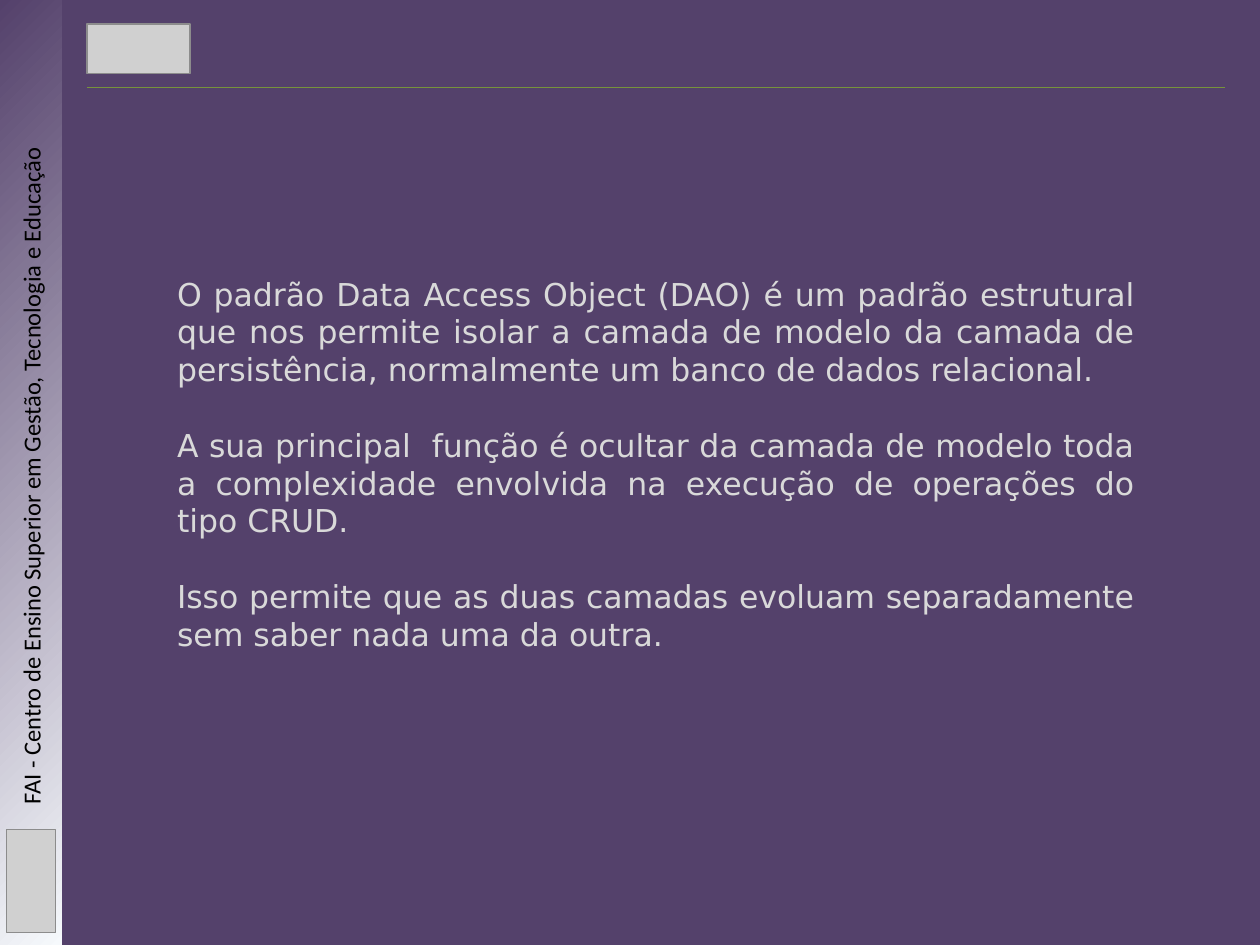
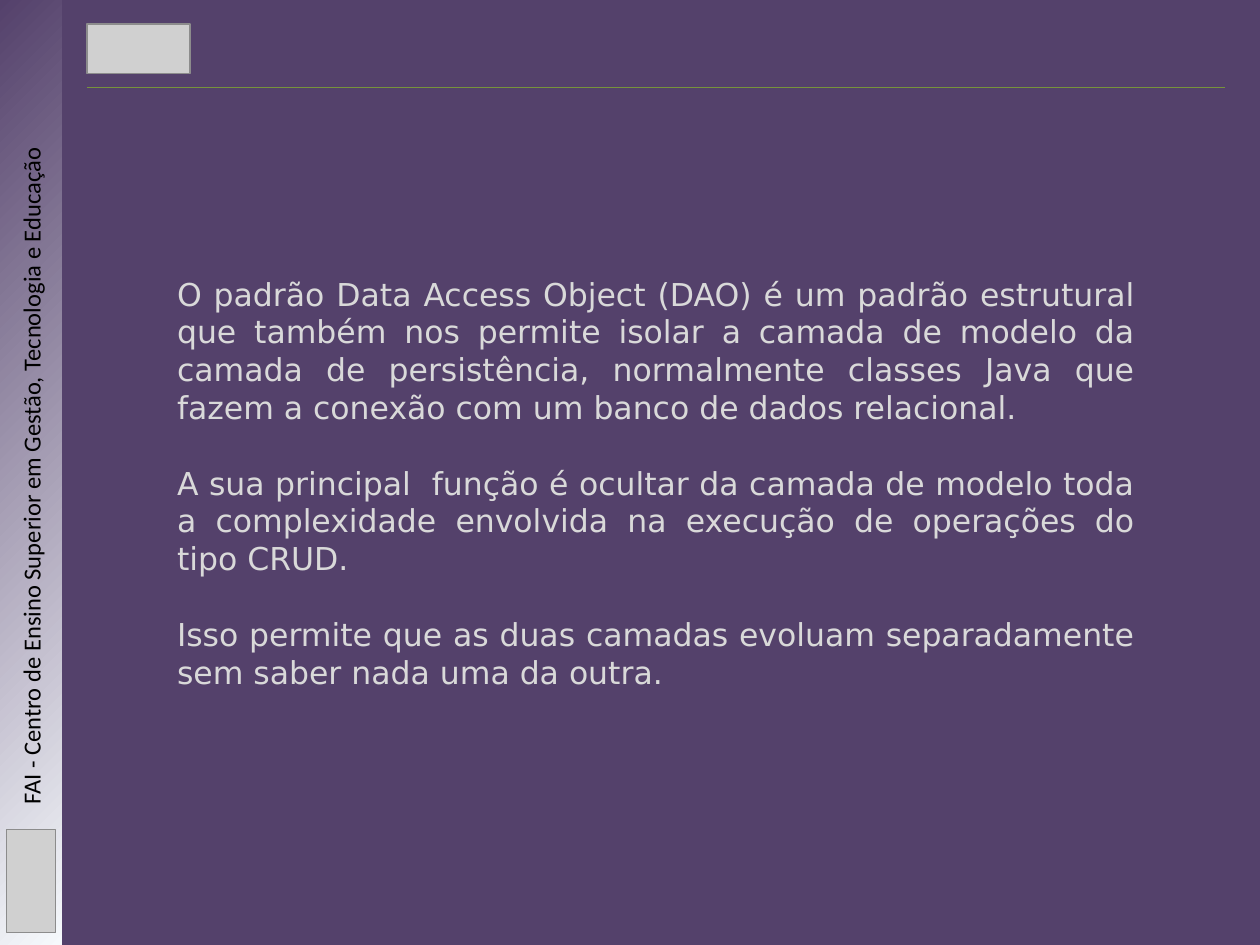
Before and after one commit to mbernardesp/lab-dev-software-sgh, a slide deck: slide 12 of slides/design-patterns.pptx (slide 10 before the commit). Drawn at 1260x945 pixels with LibreOffice and Linux fonts; fonts in the diff are those of the drawing; grey boxes stand for pictures. Boxes give left, top, right and bottom in pixels: in the first picture for what was removed or moved away, otherwise in the second. Text is boxed around its words. In the diff, an @@ line names an element or a change of style, - is before the commit and + after.

```diff
--- a/slides/design-patterns.pptx
+++ b/slides/design-patterns.pptx
@@ text at (177, 281, 1134, 420): text changed @@
-O padrão Data Access Object (DAO) é um padrão estrutural que nos permite isolar a camada de modelo da camada de persistência, normalmente um banco de dados relacional.
+O padrão Data Access Object (DAO) é um padrão estrutural que também nos permite isolar a camada de modelo da camada de persistência, normalmente classes Java que fazem a conexão com um banco de dados relacional.
```
Also in this commit, not shown: 3 other slides changed, 2 slides added.
